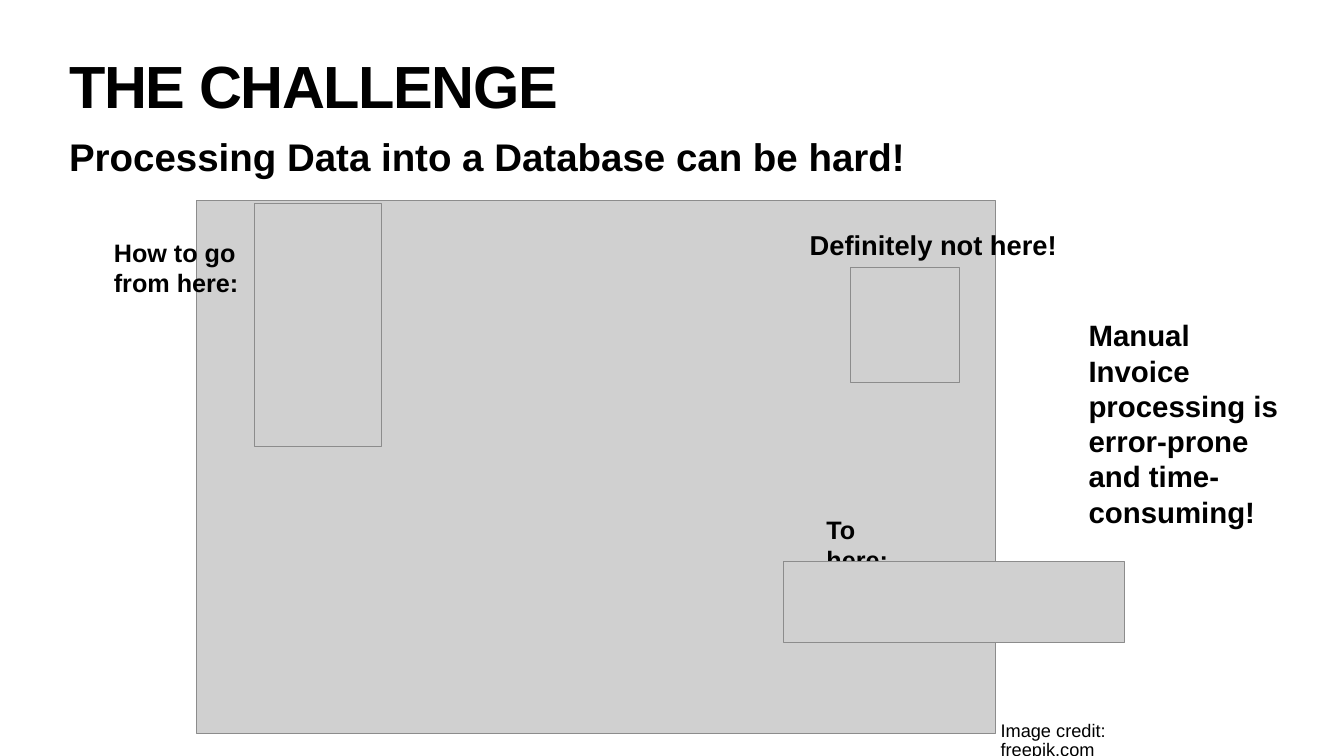
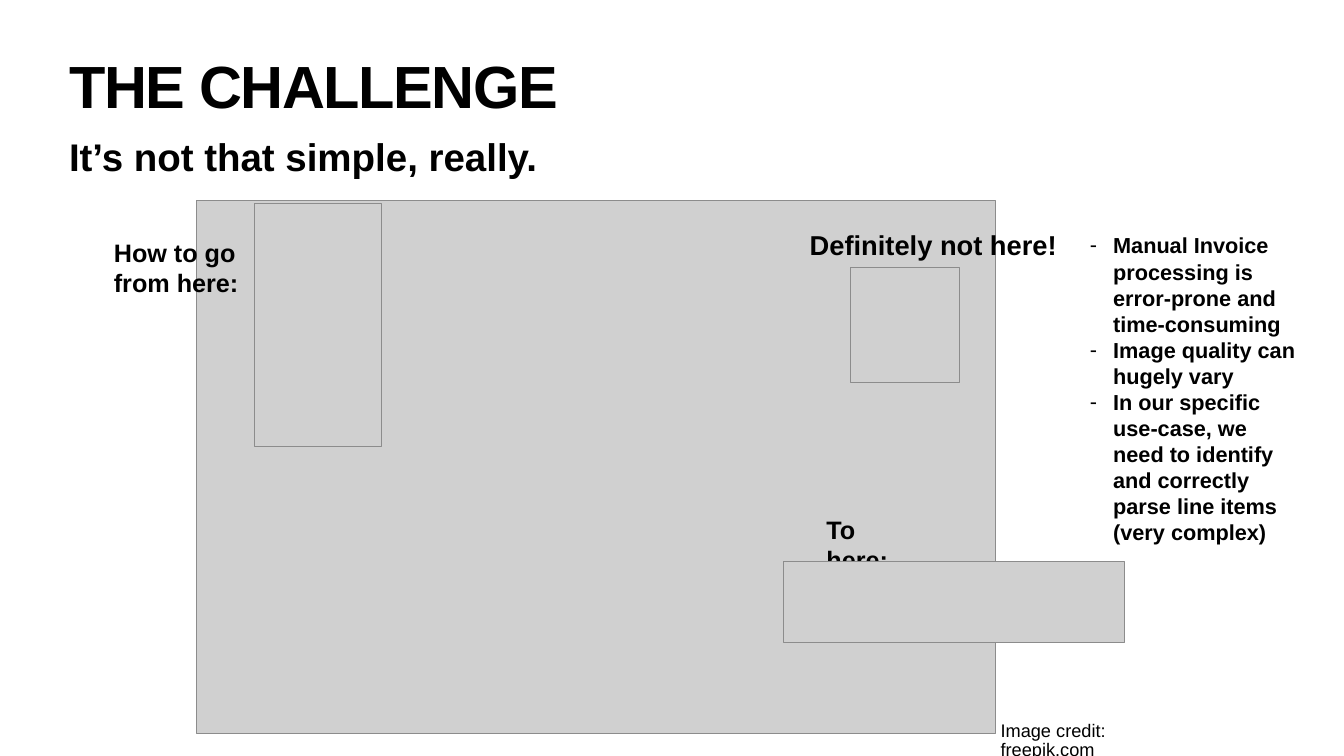
Before and after one commit to WuSimon/DocCraft, a slide deck: slide 5 of presentation/preliminary_presentation.pptx. Drawn at 1344x756 pixels with LibreOffice and Linux fonts; fonts in the diff are those of the drawing; grey boxes stand for pictures; background and template pictures are left out. Boxes give left, top, right and bottom in pixels: in the first picture for what was removed or moved away, otherwise in the second. Text is boxed around its words. In the diff, an @@ line names an element or a change of style, - is before the commit and + after.

```diff
--- a/presentation/preliminary_presentation.pptx
+++ b/presentation/preliminary_presentation.pptx
@@ text at box(69, 143, 537, 179): text changed @@
-Processing Data into a Database can be hard!
+It’s not that simple, really.
@@ text at box(1113, 237, 1295, 545): text changed; size 42 to 31 pt @@
-Manual Invoice processing is error-prone and time-consuming!
+– Manual Invoice processing is error-prone and time-consuming
+– Image quality can hugely vary
+– In our specific use-case, we need to identify and correctly parse line items (very complex)
```
Also in this commit, not shown: 4 other slides changed, 1 other file.
